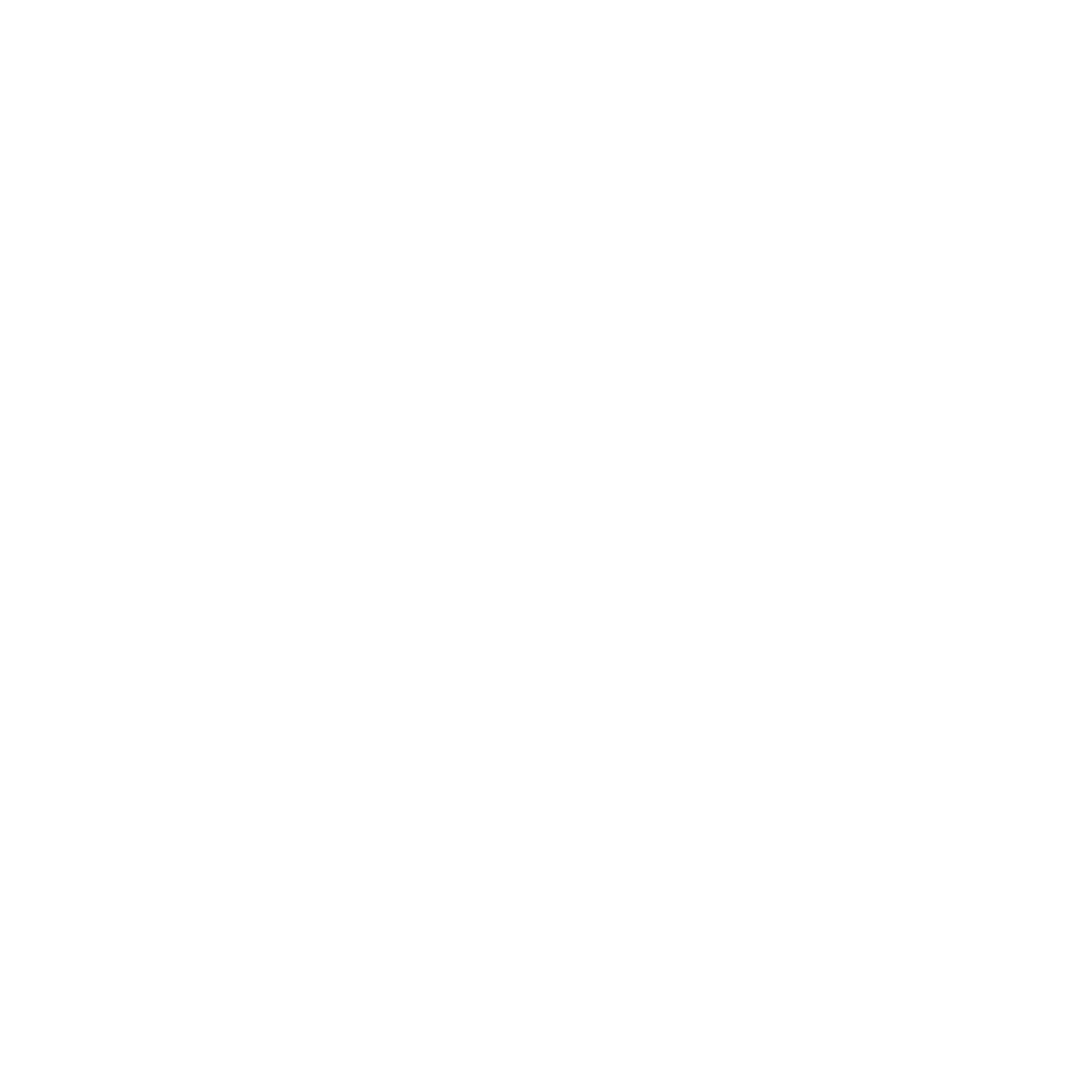
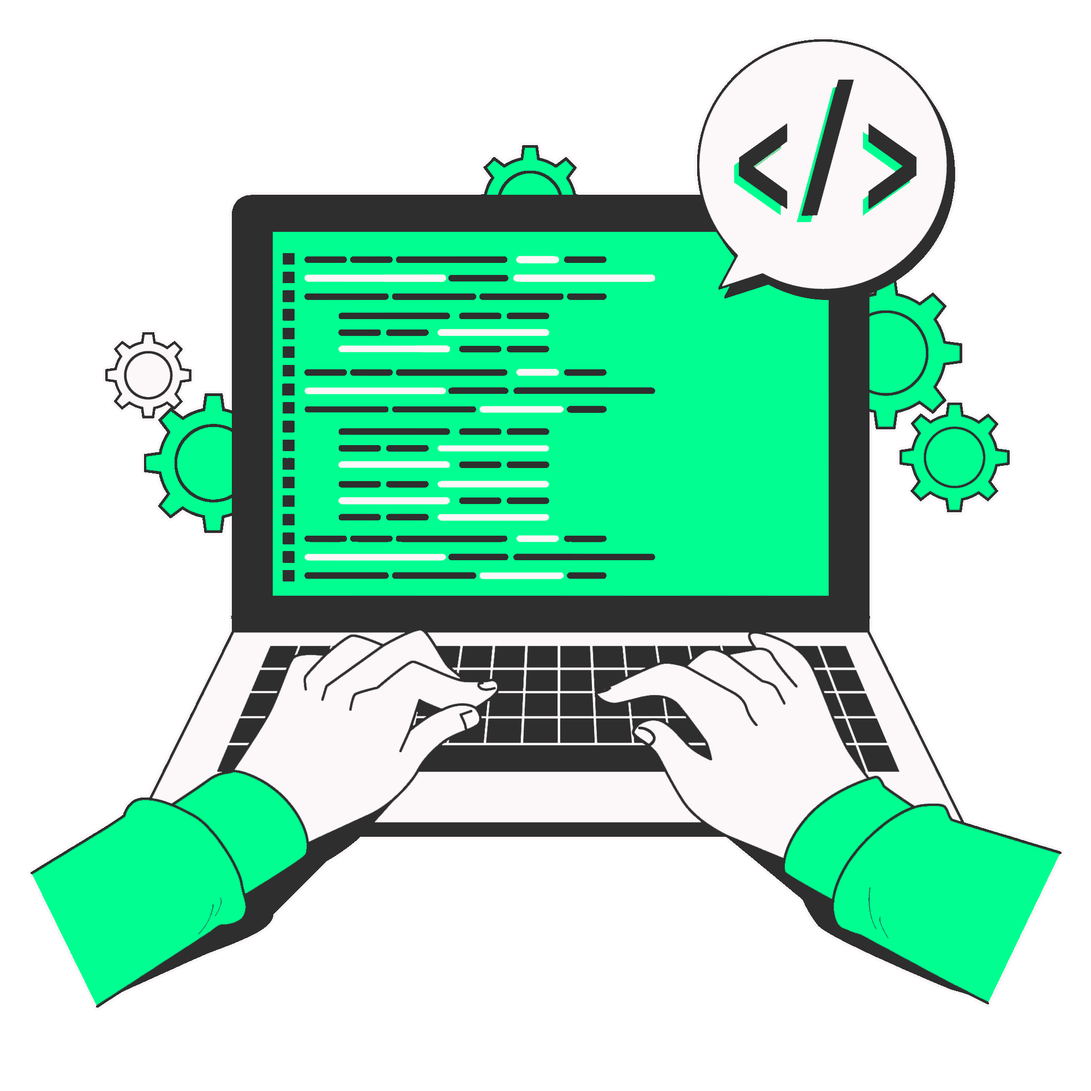
Before/after of a 1091 × 1091 layered artwork. What changed in the layer stack:
added layer "Layer 2" above "Layer 0 copy" over box(30, 39, 1063, 1008)
showed "Layer 0 copy", painted on it over box(30, 39, 1063, 1008)
